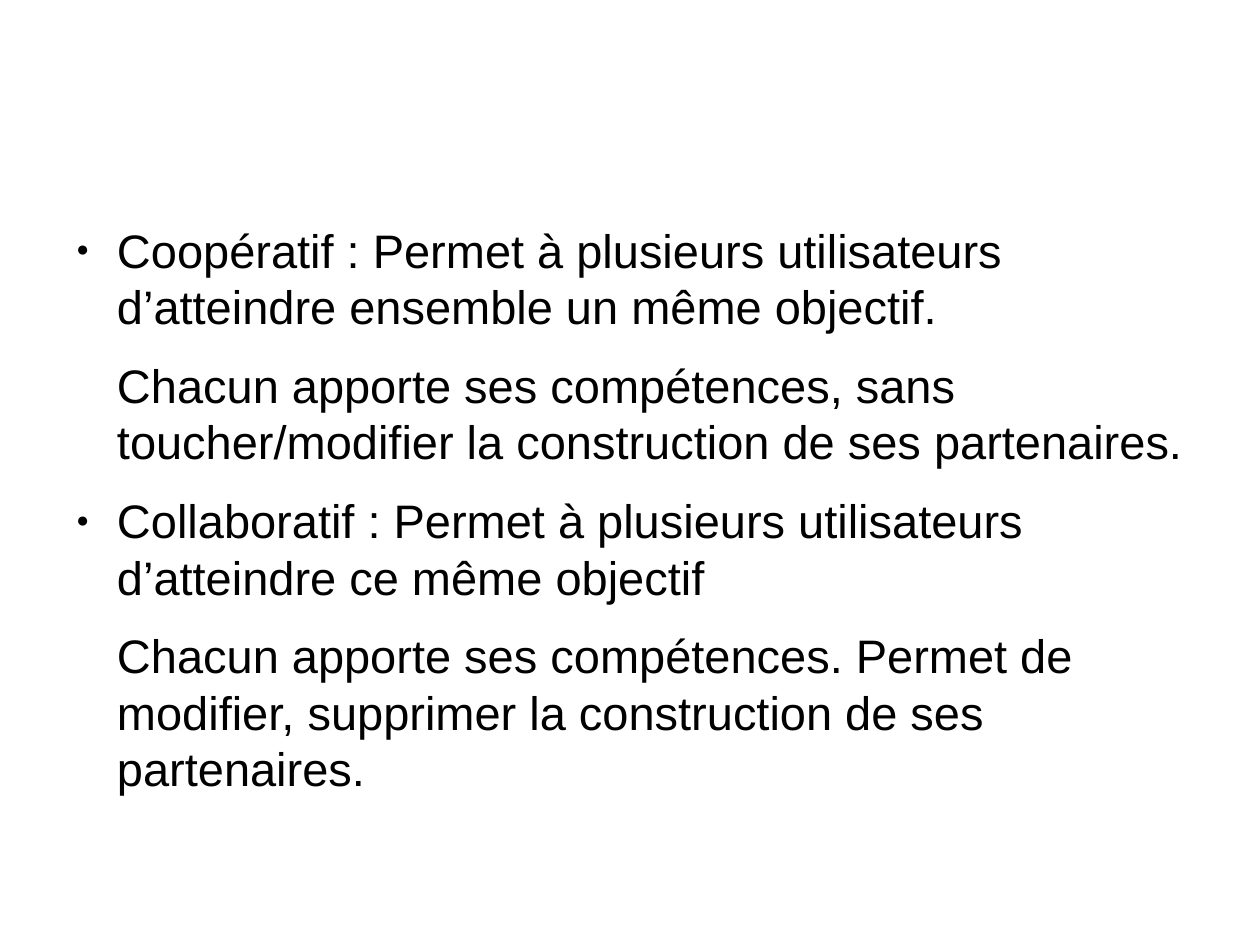
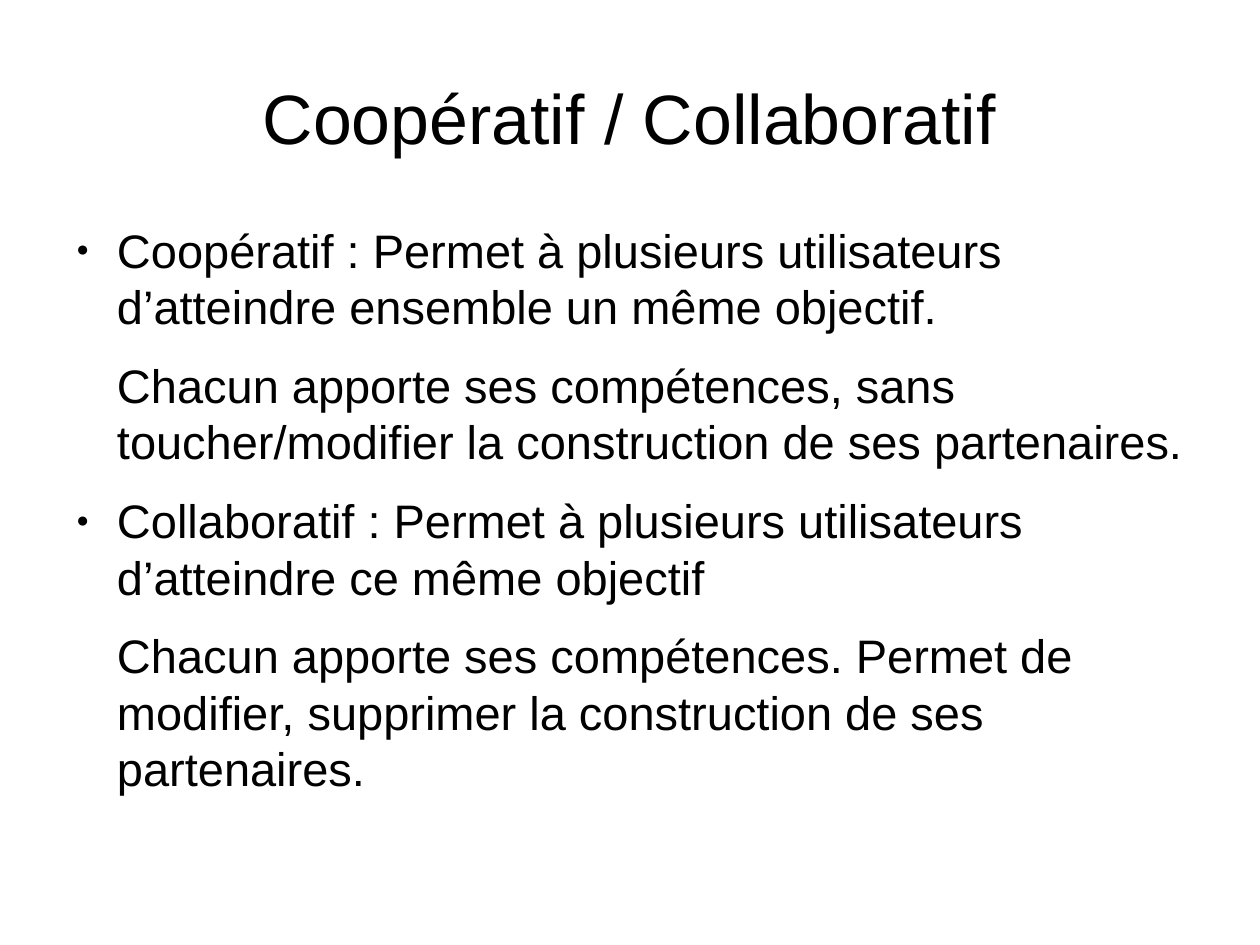
Before and after one commit to HackTechDev/prezminetest, a slide deck: slide 4 of odp/prezminetest.odp (slide 5 before the commit). Drawn at 1260x945 pixels with LibreOffice and Linux fonts; fonts in the diff are those of the drawing. Boxes give left, top, right and bottom in pixels: in the first picture for what was removed or moved away, otherwise in the second. Text is boxed around its words. In the diff, an @@ line names an element or a change of style, - is before the commit and + after.

```diff
--- a/odp/prezminetest.odp
+++ b/odp/prezminetest.odp
@@ title added at <box>263,92,996,157</box>, 44 pt, text #000000 @@
+Coopératif / Collaboratif
```
Also in this commit, not shown: 4 other slides changed, 1 slide added, 1 other file.
